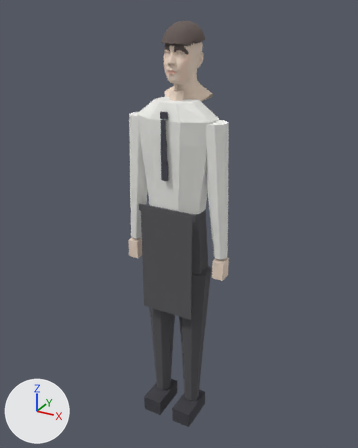
An edit to the glTF model godot/assets/3d/characters/heroes/john_frank_gnm.glb, drawn before and after from the same camera.
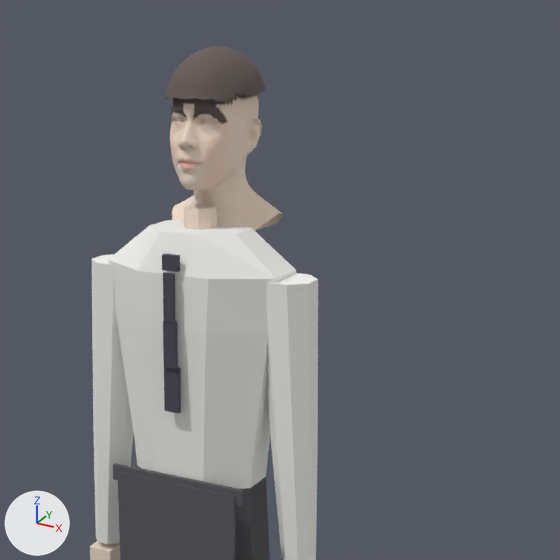
Old and new are each drawn whole from a camera (50 mm lens) standing at (1.052, -1.895, 0.335) and looking at (-0.014, 0.045, -0.634) and again close up on the part from 25% to 93% of the width and 0% to 55% of the height. The lights are fixed; the arrows at lower left show +X, +Y and +Z. The first two pictures are the older version. Vertices at exactly the same position are counted once.

Before the edit, the objects in view are built like this:
```python
me_john_frank_portrait = bpy.data.meshes.new('john_frank_portrait')
me_john_frank_portrait.from_pydata(...)  # 7203 vertices, 14273 faces; spans x -0.26..0.26, y -0.13..0.18, z -1.72..0.28
me_john_frank_portrait.materials.append(mat_vertexcolor)
ob_john_frank_portrait = bpy.data.objects.new('john_frank_portrait', me_john_frank_portrait)
ob_john_frank_portrait.location = (0.0, 0.0, 0.0)
```
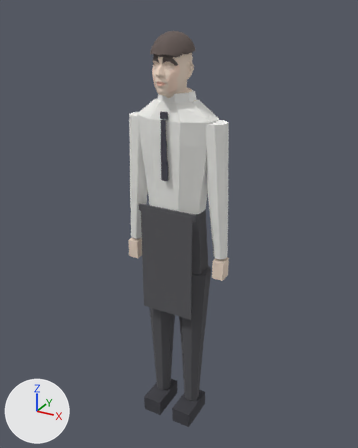
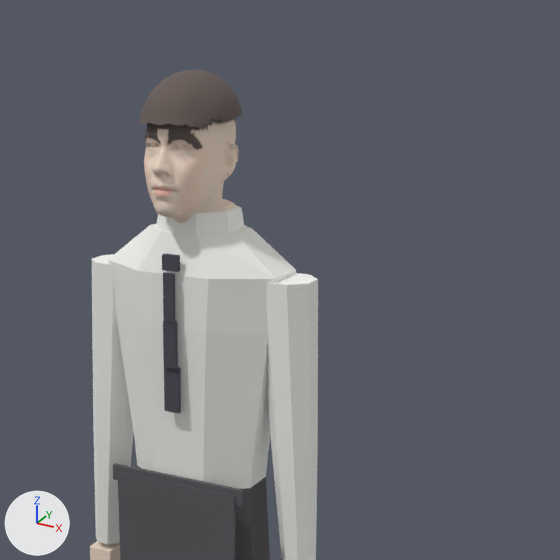
Commit message: GNM portraits: mid-neck cut + collar rings (checkpoint before Anny body base)

What differs and where, as boxes (x1, y1, x2, y2) in the close-ups (560 x 560 px; the box of a moved part takes in the faces that stretch with it):
'john_frank_portrait', reshaped
    before: (90, 47, 318, 560)
    after: (90, 70, 318, 560)
part 1 of me_john_frank_portrait, added (mostly hidden)
    after: (213, 199, 235, 212)
part 2 of me_john_frank_portrait, added
    after: (156, 205, 245, 234)
part 3 of me_john_frank_portrait, moved or reshaped
    before: (165, 47, 282, 231)
    after: (139, 70, 244, 229)

What the commit changed:
me_john_frank_portrait is used by ob_john_frank_portrait; location (0.0, 0.0, 0.0).
me_john_frank_portrait had 7203 vertices, 14273 faces and spanned x -0.26..0.26, y -0.13..0.18, z -1.72..0.28.
me_john_frank_portrait now has 6721 vertices, 13307 faces and spans x -0.26..0.26, y -0.16..0.11, z -1.72..0.24.
me_john_frank_portrait part 1: a new loose piece, an 8-sided cylinder along z spanning x -0.06..0.06, y -0.06..0.06, z -0.09..0.01, in mat_vertexcolor.
me_john_frank_portrait part 2: a new loose piece, an 8-sided cut cone along z (radius 0.084 by 0.082 at the low end, 0.078 by 0.075 at the high end) spanning x -0.078..0.078, y -0.076..0.076, z -0.032..0.004, in mat_vertexcolor.
me_john_frank_portrait part 3: 171 vertices moved within x -0.09..0.09, y -0.05..0.05, z -0.05..0.24; 6585 vertices removed from x -0.11..0.11, y -0.06..0.18, z -0.1..0.28; 6071 vertices added at x -0.11..0.11, y -0.16..0.08, z -0.06..0.24.
